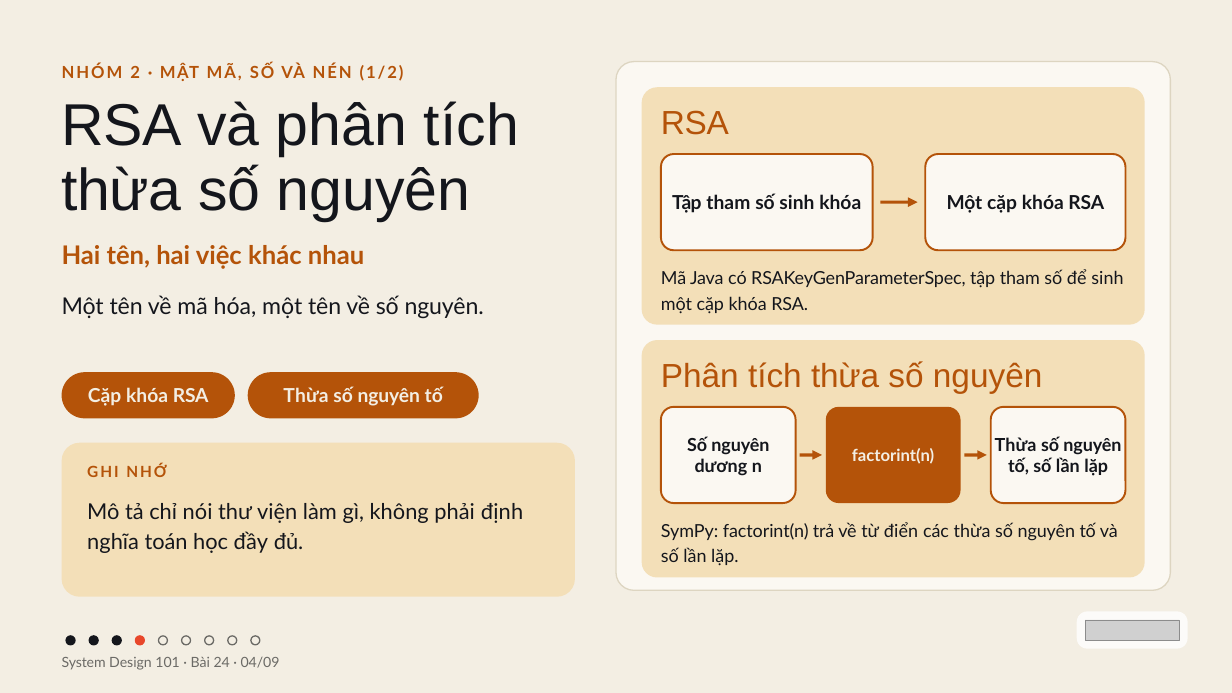
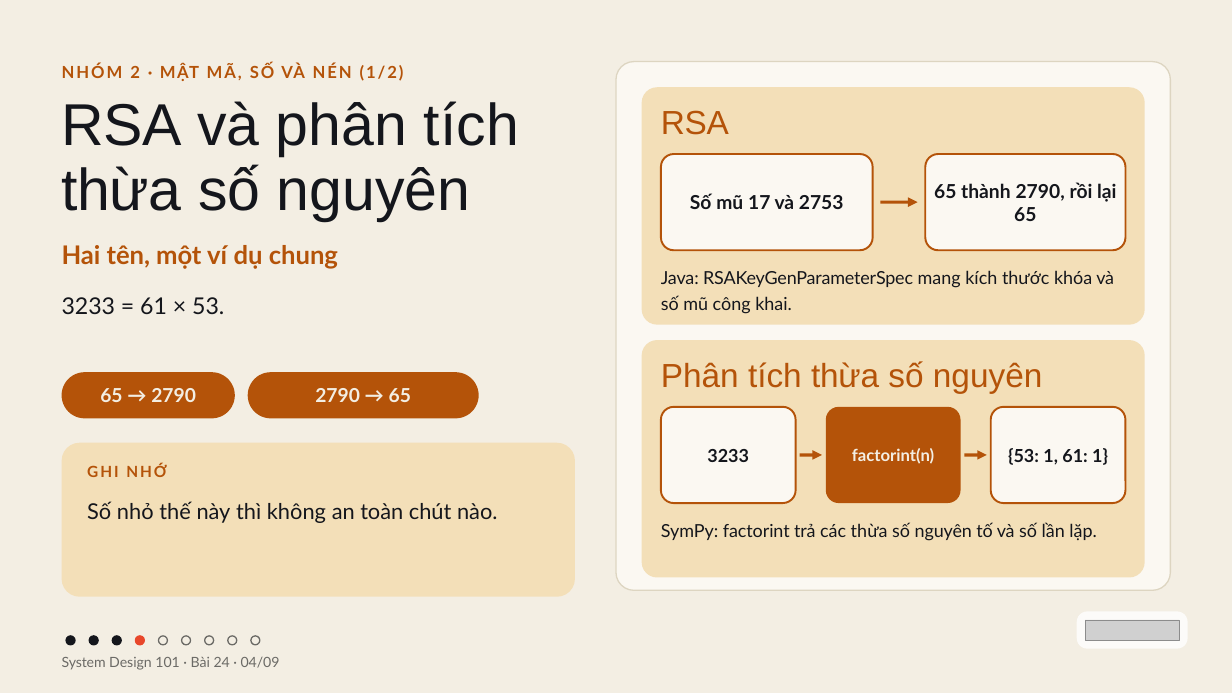
Before and after one commit to vohoailinh90/tool-marketing-studio, a slide deck: slide 4 of system-design-101/vi/lessons/sd-10-024/slides/sd-10-024.pptx. Drawn at 1232x693 pixels with LibreOffice and Linux fonts; fonts in the diff are those of the drawing; grey boxes stand for pictures. Boxes give left, top, right and bottom in pixels: in the first picture for what was removed or moved away, otherwise in the second. Text is boxed around its words. In the diff, an @@ line names an element or a change of style, - is before the commit and + after.

```diff
--- a/system-design-101/vi/lessons/sd-10-024/slides/sd-10-024.pptx
+++ b/system-design-101/vi/lessons/sd-10-024/slides/sd-10-024.pptx
@@ text in rounded rectangle at (690,193,844,209): text changed @@
-Tập tham số sinh khóa
+Số mũ 17 và 2753
@@ text in rounded rectangle at (934,182,1116,221): text changed @@
-Một cặp khóa RSA
+65 thành 2790, rồi lại 65
@@ text at (62,245,338,269): text changed @@
-Hai tên, hai việc khác nhau
+Hai tên, một ví dụ chung
@@ text at (62,297,224,314): text changed @@
-Một tên về mã hóa, một tên về số nguyên.
+3233 = 61 × 53.
@@ text at (661,270,1114,314): text changed @@
-Mã Java có RSAKeyGenParameterSpec, tập tham số để sinh một cặp khóa RSA.
+Java: RSAKeyGenParameterSpec mang kích thước khóa và số mũ công khai.
@@ text in rounded rectangle at (100,388,196,402): text changed @@
-Cặp khóa RSA
+65 → 2790
@@ text in rounded rectangle at (315,388,411,402): text changed @@
-Thừa số nguyên tố
+2790 → 65
@@ text in rounded rectangle at (707,449,749,462): text changed @@
-Số nguyên dương n
+3233
@@ text in rounded rectangle at (1008,448,1108,465): text changed @@
-Thừa số nguyên tố, số lần lặp
+{53: 1, 61: 1}
@@ text at (87,501,498,523): text changed @@
-Mô tả chỉ nói thư viện làm gì, không phải định nghĩa toán học đầy đủ.
+Số nhỏ thế này thì không an toàn chút nào.
@@ text at (661,522,1096,541): text changed @@
-SymPy: factorint(n) trả về từ điển các thừa số nguyên tố và số lần lặp.
+SymPy: factorint trả các thừa số nguyên tố và số lần lặp.
```
Also in this commit, not shown: 8 other slides changed.
